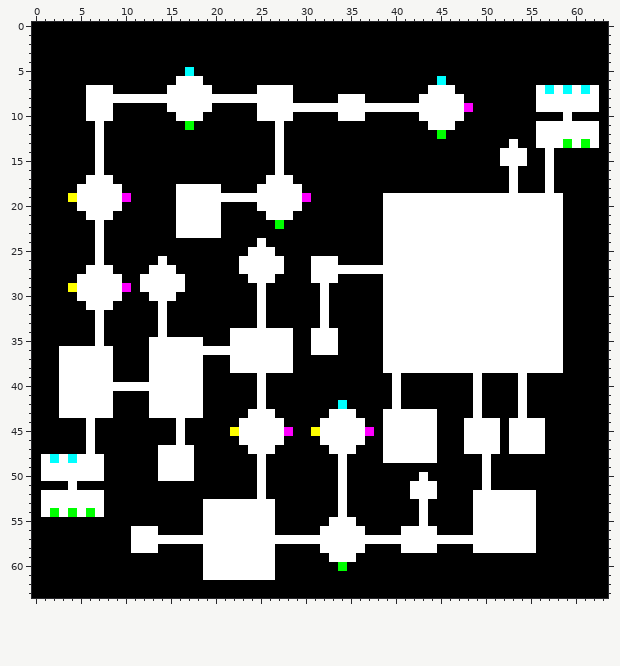
Pixel-art sprite: Assets/DungeonAssets/Image/LayoutMap.png. Above: the version before the commit.
The file is 64x64 pixels.
After:
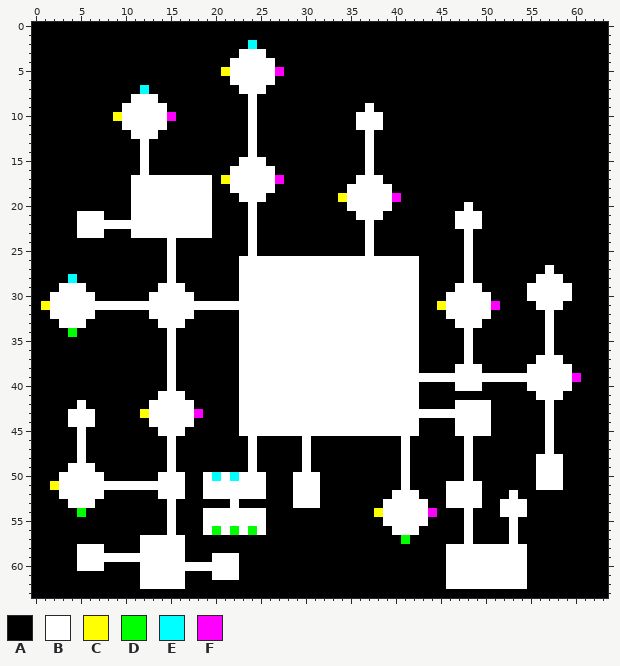
Palette (. is transparent): A #000000  B #ffffff  C #ffff00  D #00ff00  E #00ffff  F #ff00ff
Change:
Changed rows in their new state; - is an unchanged pixel.
first column x 1:
 2 -----------------------E--------------------------------------
 3 ----------------------BBB-------------------------------------
 4 ---------------------BBBBB------------------------------------
 5 ----------------A---CBBBBBF-----------------------------------
 6 ---------------AAA---BBBBB------------------A-----------------
 7 -----AAA---E--AAAAA---BB-AAA---------------AAA---------AAAAAAA
 8 -----AAAAA---AAAAAAAAAA-AAAA-----AAA------AAAAA--------AAAAAAA
 9 -----AAA-BBBBBAAAAA----BAAAAAAAAAAAA-AAAAAAAAAAA-------AAAAAAA
10 -----AAACBBBBBFAAA-----BAAAA-----AA-BB----AAAAA-----------A---
11 ------A--BBBBB--A------B--A--------BBB-----AAA---------AAAAAAA
12 ------A---BBB----------B--A---------B-------A----------AAAAAAA
13 ------A----B-----------B--A---------B---------------A--AAAAAAA
14 ------A----B-----------B--A---------B--------------AAA--A-----
15 ------A----B----------BBB-A---------B--------------AAA--A-----
16 ------A----B---------BBBBBA---------B---------------A---A-----
17 -----AAA--BBBBBBBBB-CBBBB-FA-------BBB--------------A---A-----
18 ----AAAAA-BBBBB----A-BBB--AAA-----BBBBB-------------A---A-----
19 ---AAAAAAABBBBB----AAA---AAAAA---CBBBB-FAAAAAAAAAAAAAAAAAA----
20 ----AAAAA-BBBBB----A---BAAAAA-----BBBB-AAAAAAAA-AAAAAAAAAA----
21 ----B--A--BBBBB----A---B-AAA-------BBBAAAAAAAA---AAAAAAAAA----
22 ----BB-BBBBBBBB----A---B--A---------B-AAAAAAAA---AAAAAAAAA----
23 ----BB----BBBBB----A---B------------B-AAAAAAAAA-AAAAAAAAAA----
24 ------A-------B--------BA-----------B-AAAAAAAAA-AAAAAAAAAA----
25 ------A-------B---------AA----------B-AAAAAAAAA-AAAAAAAAAA----
26 ------A------AB------------BBB---BBBBB----AAAAA-AAAAAAAAAA----
27 -----AAA----AA-------------BBB------------AAAAA-AAAAAAAA-A----
28 ---EAAAAA--AAA-A------B---BBBB---BBBBB----AAAAA-AAAAAAA-------
29 --BB-AAAAA-AA---------BB-BBBBBB-BBBBBB----AAAA---AAAAA----B---
30 -BBB--AAA------BB-----BB-BBBBBB-BBBBBB----AAA-----AAAA----B---
31 CBBBB---BBBBB-BBBBBBBBBB-BBBBBB-BBBBBB----AAC-----FAAAA-------
32 -BBBBBA-----B-BBB-----BB-BBBBBB-BBBBBB----AAA-----AAAAAA-A----
33 --BBB-A-------BB------BB-BBBBBB-BBBBBB----AAAA---AAAAAAA-A----
34 ---D--A------AB------A------BB---BBBBB----AAAAA-AAAAAAAA-A----
35 ------A-----AA-AAA---A------BB---BBBBB----AAAAA-AAAAAAAA-A----
36 --AAAAAA----AA-AAAAAAA------BB---BBBBB----AAAAA-AAAAAAAA-A----
37 --AAAAAA----AA-AAA---A------BBBBBBBBBB----AAAAA-AAAAAAA-------
38 --AAAAAA----AA-AAA---A------BBBBBBBBBB----AAAA---AAAAA----B---
39 --AAAAAA----AA-AAA----BB-BBBBBBBBBBBBBB-BBBBBBBB-BBBB-BBBBBF--
40 --AAAAAAAAAAAA-AAA----BB-BBBBBBBBBBBBBB-BB----BB-----ABBBBB---
41 --AAAAAA----A---AA----BB-BBBBBBBBBBBBBB-BB------A----A-BBB----
42 --AA-AAA---------A----BB-BBBBBBBBBBBBBB-BB----BB-B---A--B-----
43 --A---AA---C-----F----B---BBBBBB---BBB------BBBB-B---A--B-----
44 ---BB-------BBB-B----------BBBB-----BB----AA--B---A-AAAAB-----
45 ----BA-------BB------A-----BBBB-----BB----AA--B---A-AAAAB-----
46 ----BA--------BA------A-AAA--B-AAAAA--AA-AAA----AAA-AAAAB-----
47 ----BA-------A-AA-------AA---B--AAA---AA-AAA----AAA-AAAAB-----
48 AAAA-AA------A-AA------BA----B---A----AA-AAA---B-A-----BBB----
49 AAA---A------A-AA------BA----B---A------B------B-A-----BBB----
50 AA--------------A-BEBEBB----BBB--A------B-A----B-A-----BBB----
51 -CB-BBBBBBBBBBBB--BBBBBB----BBB--A------BAAA-BBBBA-----BBB----
52 AA-----------BBB--BBBBBB----BBB--A-----BB-AA-BBB-AAA-AA-------
53 AAA---A-------B---AAA-AAAA--BBB--A----BBBB---BBB-AA---A-------
54 AAAADAA-------B----------A-------A---CBBBB-F---BAAA---A-------
55 --------------B----------A------AAA---BBBB-----BAAAA-AA-------
56 ----------AAA-B----D-D-D-A-----AAAAA---B--AA---BAAAA-AA-------
57 ----------A-----AAAAAAAAAAAAAAAAAAAAAAAADAAAAAA-AAAA-AA-------
58 ----BBB---A--BBB--AAAAAAAA-----AAAAA----AAAA-BBB------A-------
59 ----BBBBBBBBBBBB--A---AAAA------AAA----------BBBBBBBBB--------
60 ----BBB----BBBBBBB----AAAA-------A-----------BBBBBBBBB--------
61 -----------BBBBB--A---AAAA-------------------BBBBBBBBB--------
62 -----------BBBBB-----------------------------BBBBBBBBB--------
Where, in picture pixels (left, top, right, bottom), the same in both pictures:
changed: (41, 40, 599, 589)
